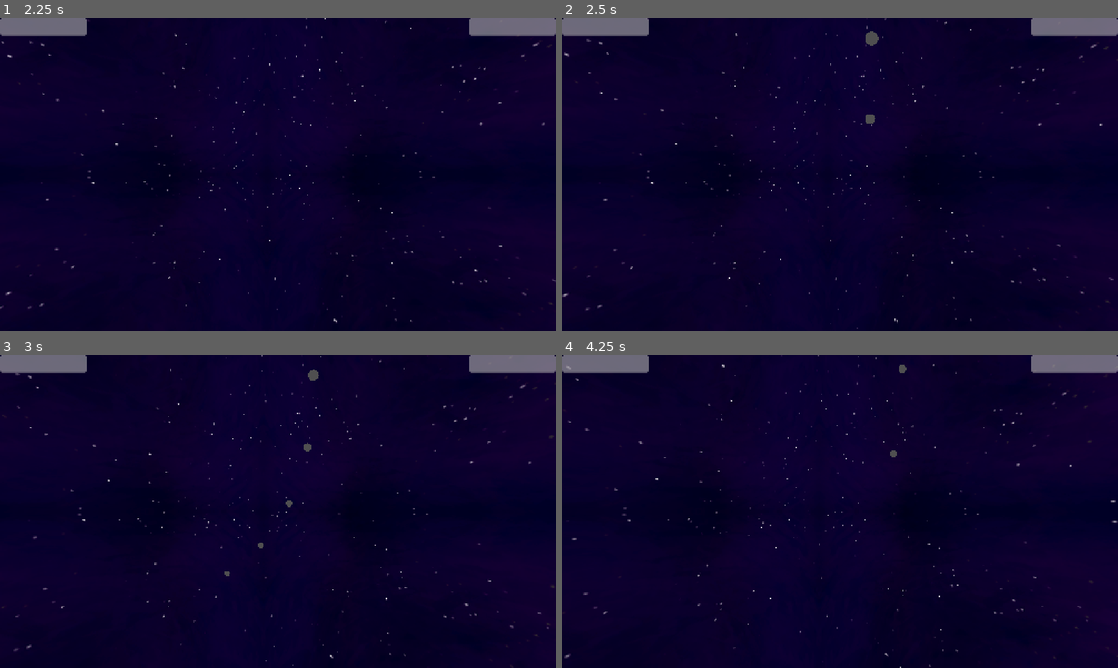
Above: before the commit, frames 1-4 (two rows, left to right).
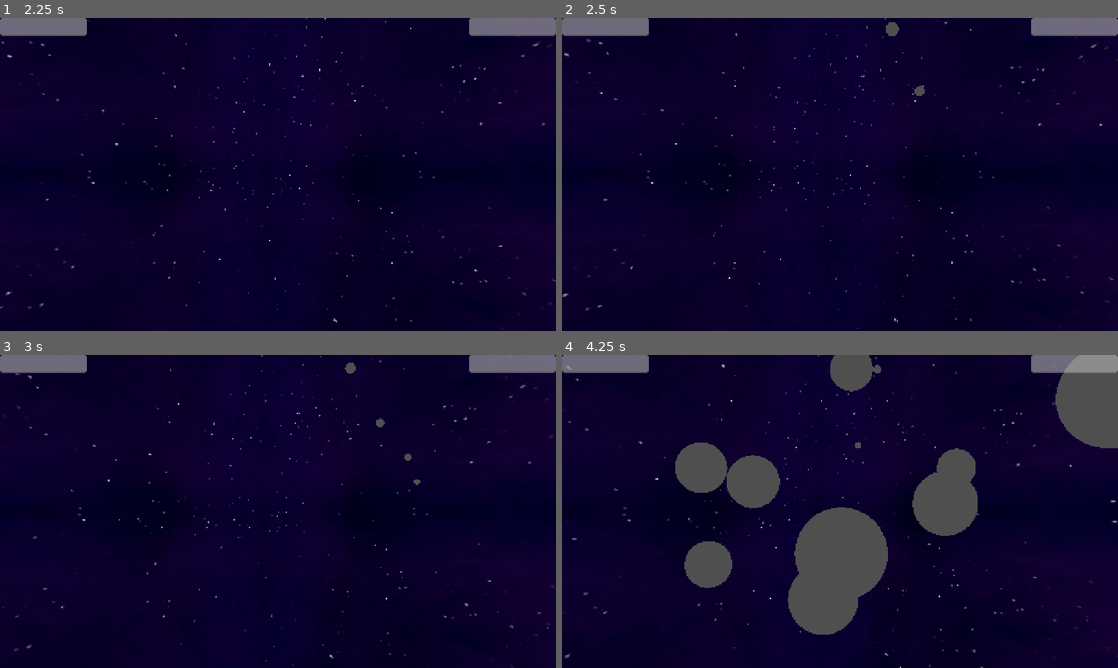
Above: after the commit, the same moments.

Repository: thomaskareka/csce552-3d
Game: Godot game, scene res://scenes/MainMenu.tscn
The game is run twice, just before and just after one commit, with the same random seed, the same clock (stepped at 60 frames per second) and the same inputs.
Inputs (mouse positions are in pixels of both pictures, inside the frame that each line leads up to):
- Up to frame 1 (2.25 s): click "PLAY" at 0.5 s; move the mouse to (305, 174) at 1.27 s; press the mouse at (305, 174) at 1.28 s; hold W (move_up) from 1.28 s (still down); move the mouse to (250, 174) at 2.02 s; release the mouse at (250, 174) at 2.03 s; right-click (250, 174) at 2.1 s
- Up to frame 2 (2.5 s): keep holding W (move_up)
- Up to frame 3 (3 s): keep holding W (move_up); move the mouse to (289, 505) at 2.77 s; press the mouse at (289, 505) at 2.78 s
- Up to frame 4 (4.25 s): keep holding W (move_up); move the mouse to (834, 517) at 3.52 s; release the mouse at (834, 517) at 3.53 s; right-click (834, 517) at 3.6 s

Frame 1 is identical in both runs. In frame 2, 0.3% of the frame differs, in the area x 54-66%, y 1-34%; in frame 3, 0.3%; in frame 4, 15%, in the area x 20-100%, y 0-100%.

Commit message:
random position projectile attack

Diff:
--- /dev/null
+++ b/components/ai/states/attacks/RandomProjectile.tscn
@@ -0,0 +1,34 @@
+[gd_scene load_steps=9 format=3 uid="uid://cvkcb21qu663b"]
+
+[ext_resource type="Script" uid="uid://dcuqfvp1bttno" path="res://components/ai/states/attacks/random_projectile.gd" id="1_0ihh8"]
+[ext_resource type="PackedScene" uid="uid://drcikn5cxi5i8" path="res://components/projectiles/ProjectileManager.tscn" id="2_sg0vl"]
+[ext_resource type="Script" uid="uid://cxojmk3n7nf4g" path="res://components/projectiles/movement_data/base_move.gd" id="3_ssaow"]
+[ext_resource type="Script" uid="uid://ds16n8tolty8e" path="res://components/projectiles/projectile_data.gd" id="4_sv85k"]
+
+[sub_resource type="SphereShape3D" id="SphereShape3D_gw4td"]
+radius = 0.35
+
+[sub_resource type="SphereMesh" id="SphereMesh_j532q"]
+radius = 0.4
+height = 0.8
+
+[sub_resource type="Resource" id="Resource_0gs8g"]
+script = ExtResource("3_ssaow")
+metadata/_custom_type_script = "uid://cxojmk3n7nf4g"
+
+[sub_resource type="Resource" id="Resource_7t5td"]
+script = ExtResource("4_sv85k")
+mesh = SubResource("SphereMesh_j532q")
+hitbox = SubResource("SphereShape3D_gw4td")
+movement_script = SubResource("Resource_0gs8g")
+speed = 25.0
+metadata/_custom_type_script = "uid://ds16n8tolty8e"
+
+[node name="RandomProjectile" type="Node3D"]
+script = ExtResource("1_0ihh8")
+velocity = 50
+acceleration = 400
+transition_state = "circle_idle"
+
+[node name="ProjectileManager" parent="." instance=ExtResource("2_sg0vl")]
+PROJECTILE_DATA = SubResource("Resource_7t5td")
--- /dev/null
+++ b/components/ai/states/attacks/random_projectile.gd
@@ -0,0 +1,69 @@
+extends State
+
+var blobs: Array[Node3D] = []
+@export var velocity = 20
+@export var acceleration = 40
+var player_bounds: AABB
+var boss_bounds: AABB
+
+var projectile_manager: ProjectileManager
+var targets: Array[Vector3] = []
+
+var state = 0
+var state_timer = 0
+var local_state_length = 1.5
+
+func enter(_entity: Node3D, _machine: Node, params: Dictionary = {}) -> void:
+	super.enter(_entity, _machine, params)
+	projectile_manager = get_node("ProjectileManager")
+	if _entity is BlobEnemyAI:
+		blobs = _entity.blobs
+		targets.resize(len(blobs))
+		player_bounds = _entity.get_player_bounds()
+		boss_bounds = _entity.get_self_bounds()
+	else:
+		request_transition_to(transition_state)
+
+func tick(delta: float) -> void:
+	elapsed_time += delta
+	state_timer += delta
+	match state:
+		0:
+			get_targets()
+			state += 1
+		1:
+			if state_timer <= local_state_length:
+				move_to_target(delta)
+			else:
+				state += 1;
+		2:
+			spawn_projectiles()
+			state = 0;
+			local_state_length -= 0.05
+			state_timer = 0
+	if elapsed_time >= state_length:
+		request_transition_to(transition_state)
+
+func get_targets() -> void:
+	for i in len(blobs):
+		targets[i] = MovementHelper.get_random_point_in_aabb(boss_bounds) + Vector3(0, 0, i)
+
+func move_to_target(delta: float) -> void:
+	for i in len(blobs):
+		var blob = blobs[i]
+		var target_velocity = MovementHelper.get_velocity_to_target(blob.global_position, targets[i], velocity, delta)
+		MovementHelper.move_with_force(blob, delta, target_velocity, acceleration, velocity)
+
+func spawn_projectiles() -> void:
+	for i in len(blobs):
+		var blob = blobs[i]
+		var target_position = Vector3(
+			targets[i].x * randf_range(0.2, 0.5),
+			targets[i].y * randf_range(0.2, 0.5),
+			player_bounds.position.z
+		)
+		var params = {
+			"direction": MovementHelper.get_direction_to_target(targets[i], target_position),
+			"spawn_position": blob.global_position
+		}
+		projectile_manager.spawn_projectile(params)
--- a/components/projectiles/ProjectileManager.gd
+++ b/components/projectiles/ProjectileManager.gd
@@ -8,8 +8,8 @@
 @export var MASK: ColliderMasks.LAYERS = ColliderMasks.LAYERS.PLAYER
 @export var use_process: bool = true
 @export var parameters: Dictionary = {}
-var projectile_pool: Array[Projectile]
-var active_projectiles: Array[Projectile]
+var projectile_pool: Array[Projectile] = []
+var active_projectiles: Array[Projectile] = []
 
 func _physics_process(delta: float) -> void:
 	for p in active_projectiles:
@@ -65,3 +65,19 @@
 	p.set_deferred("process_mode", Node.PROCESS_MODE_INHERIT)
 	p.show()
 	p.reparent(get_tree().get_first_node_in_group("ProjectileCollection"))
+
+func _exit_tree() -> void:
+	_delete_all_projectiles()
+
+func _delete_all_projectiles():
+	for p in active_projectiles.duplicate():
+		if is_instance_valid(p):
+			p.set_deferred("process_mode", Node.PROCESS_MODE_DISABLED)
+			p.hide()
+			p.queue_free()
+	active_projectiles.clear()
+
+	for p in projectile_pool.duplicate():
+		if is_instance_valid(p):
+			p.queue_free()
+	projectile_pool.clear()
--- a/components/projectiles/movement_data/base_move.gd
+++ b/components/projectiles/movement_data/base_move.gd
@@ -10,6 +10,7 @@
 	p = _p
 	params = _params
 	remaining_time = _params.get("lifetime", 1)
+	p.global_position = _params.get("spawn_position", p.global_position)
 
 func tick(delta: float, _params: Dictionary = {}):
 	p.global_position += params.get("direction", Vector3.ZERO) * delta * params.get("base_velocity", 0)
--- a/objects/GameCamera.tscn
+++ b/objects/GameCamera.tscn
@@ -2,3 +2,4 @@
 
 [node name="GameCamera" type="Camera3D"]
 fov = 20.0
+near = 4.0
--- a/objects/boss01/Boss01.tscn
+++ b/objects/boss01/Boss01.tscn
@@ -1,14 +1,16 @@
-[gd_scene load_steps=4 format=3 uid="uid://bij33rgmt2n2h"]
+[gd_scene load_steps=5 format=3 uid="uid://bij33rgmt2n2h"]
 
 [ext_resource type="Script" uid="uid://bl3vojitachid" path="res://components/ai/blob_ai.gd" id="1_hgrkj"]
 [ext_resource type="PackedScene" uid="uid://f7uiqvdwatqk" path="res://components/ai/StateMachine.tscn" id="2_nnc8w"]
 [ext_resource type="PackedScene" uid="uid://xvs1lencgiw4" path="res://components/ai/states/blobs/CircleIdle.tscn" id="3_nnc8w"]
+[ext_resource type="PackedScene" uid="uid://cvkcb21qu663b" path="res://components/ai/states/attacks/RandomProjectile.tscn" id="4_qnv2c"]
 
 [node name="Boss01" type="Node3D" groups=["Boss"]]
 script = ExtResource("1_hgrkj")
 
 [node name="StateMachine" parent="." instance=ExtResource("2_nnc8w")]
-start_state = "circle_idle"
+start_state = "a_random_projectiles"
 state_scenes = Dictionary[String, PackedScene]({
+"a_random_projectiles": ExtResource("4_qnv2c"),
 "circle_idle": ExtResource("3_nnc8w")
 })
Not shown, added: components/ai/states/attacks/random_projectile.gd.uid
